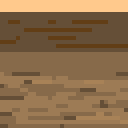
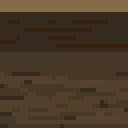
Two versions of the same layered image (128 × 128). Layer-by-layer changes:
added layer "Layer" above "Background" over [0,0,128,128]
